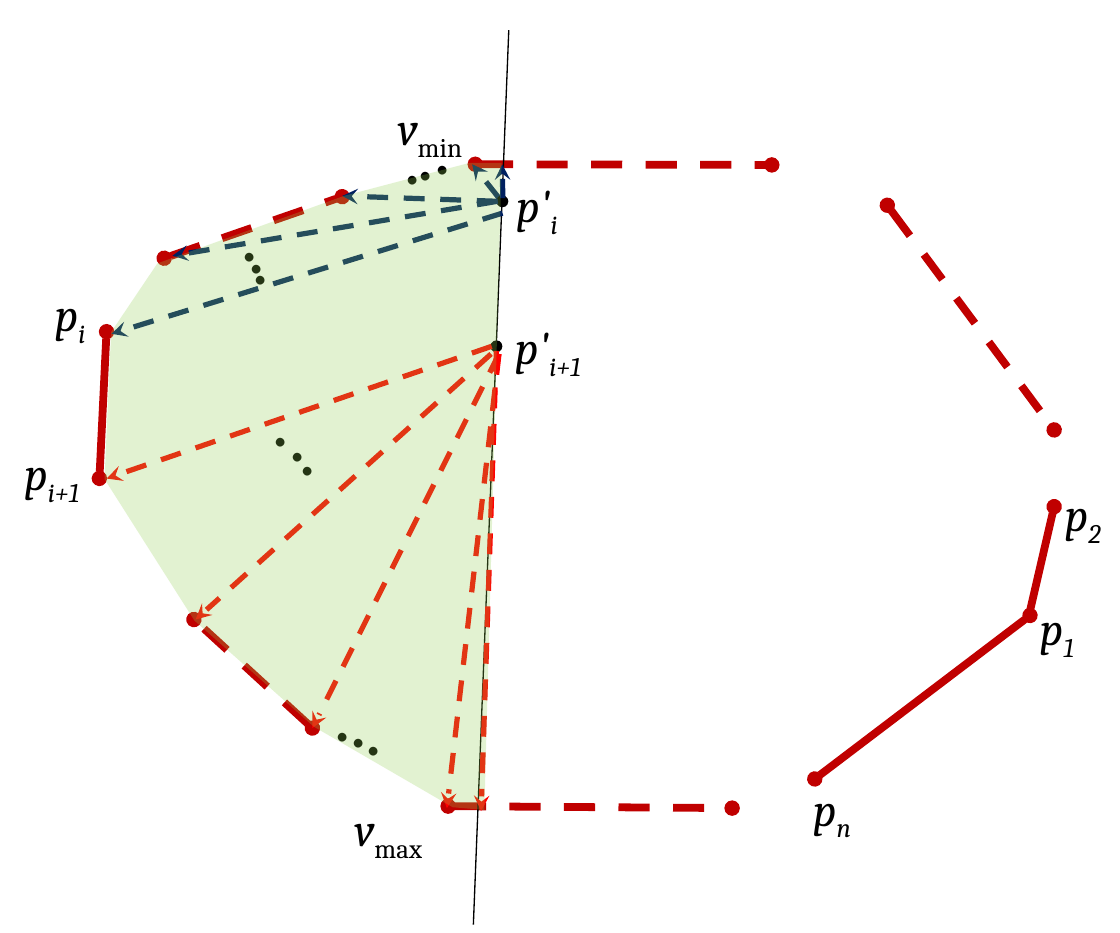
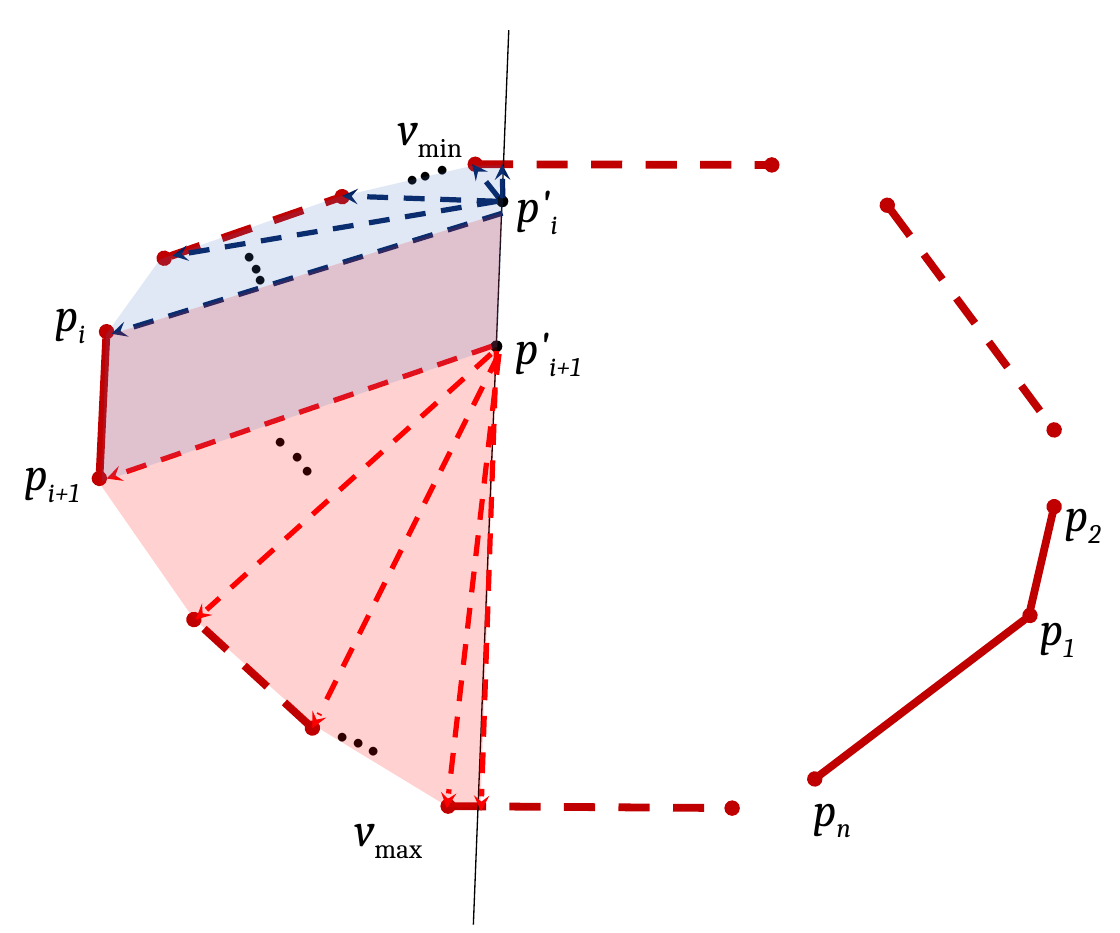
Before and after one commit to aabecker/SwarmPublications, a slide deck: slide 1 of journalWallFriction/pictures/pdf/anypolygon3.pptx. Drawn at 1120x933 pixels with LibreOffice and Linux fonts; fonts in the diff are those of the drawing. Boxes give left, top, right and bottom in pixels: in the first picture for what was removed or moved away, otherwise in the second. Text is boxed around its words. In the diff, an @@ line names an element or a change of style, - is before the commit and + after.

```diff
--- a/journalWallFriction/pictures/pdf/anypolygon3.pptx
+++ b/journalWallFriction/pictures/pdf/anypolygon3.pptx
@@ freeform shape added at (103,166,506,483), fill #4472C4 at 16% opacity @@
@@ freeform shape: place and size @@
-freeform shape at (105,162,502,810)
+freeform shape at (99,213,502,806)
@@ freeform shape at (99,213,502,806): fill #92D050 at 26% opacity to #FF0000 at 18% opacity @@
```
Also in this commit, not shown: 12 other files.
